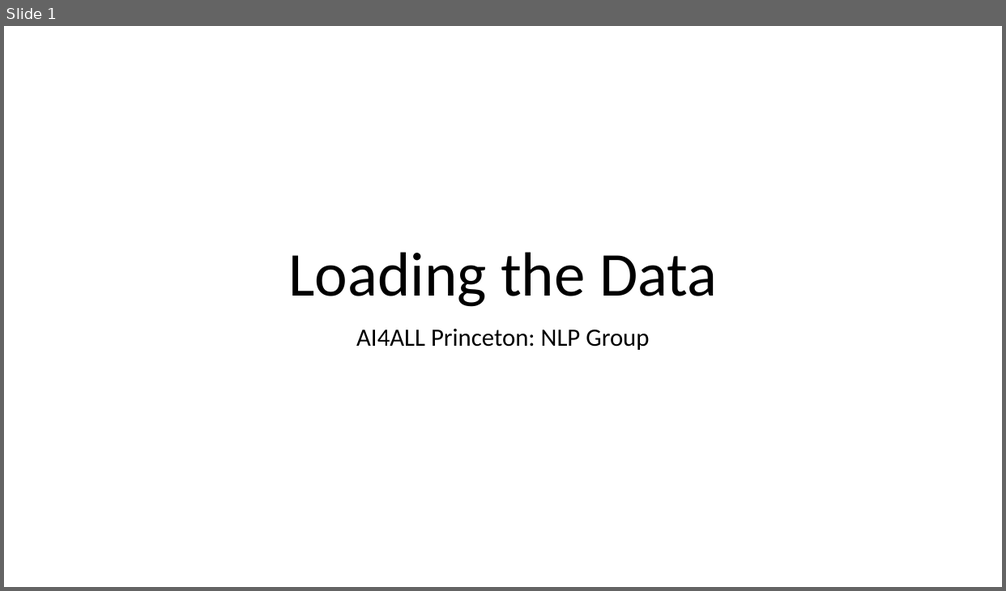
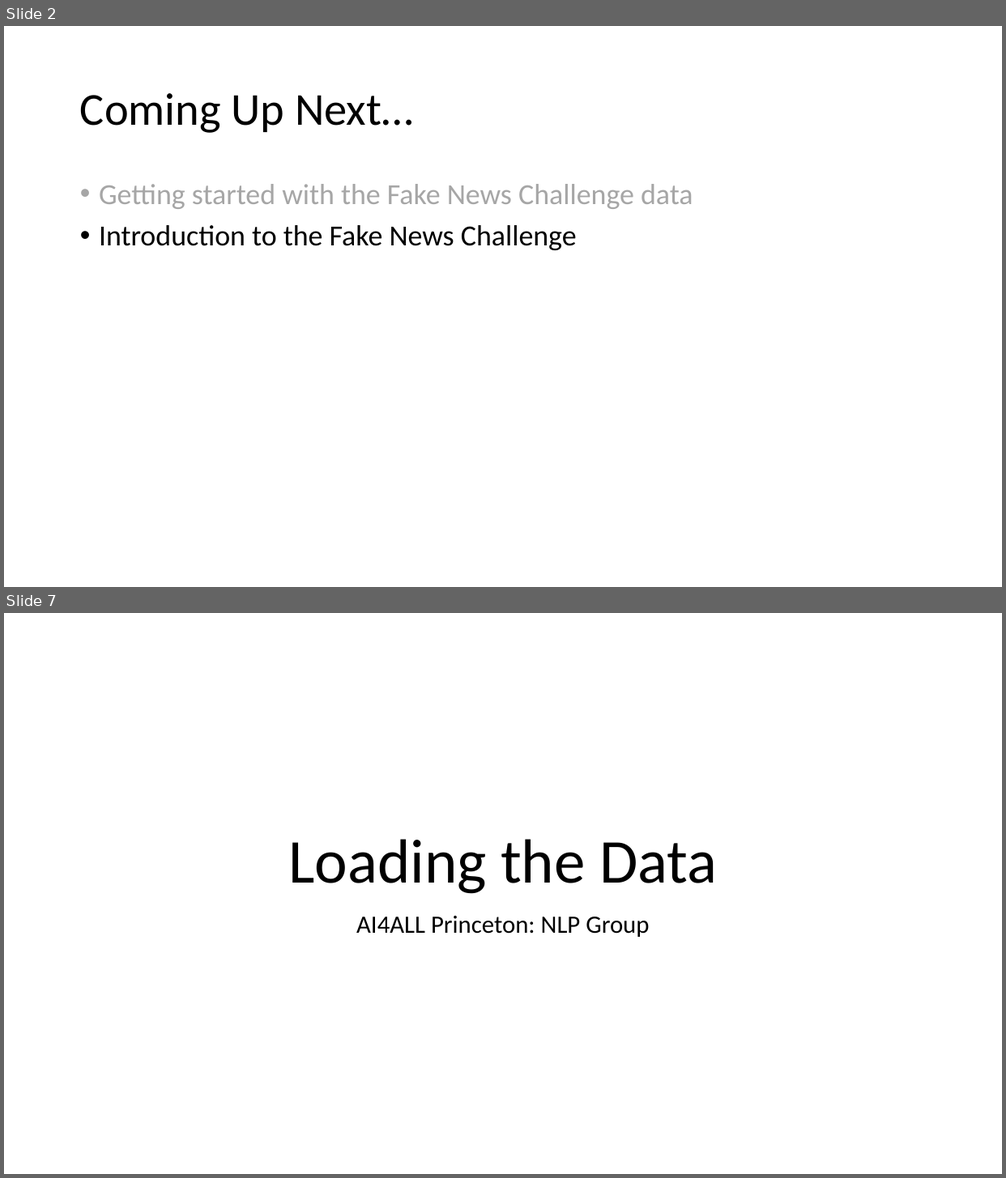
Before and after one commit to cchen23/AI4ALL_NLP, a slide deck: Slides/Day2_LoadingTheData.pptx. Shown one above the other, each under a label of ours: slide 1 before the commit, slides 2 and 7 after it; the slides between them are not shown. The pictures are 1006x591 and 1006x1178 pixels, drawn with LibreOffice and Linux fonts; fonts in the diff are those of the drawing. Boxes give left, top, right and bottom in pixels: in the first picture for what was removed or moved away, otherwise in the second. Text is boxed around its words. In the diff, an @@ line names an element or a change of style, - is before the commit and + after.

```diff
--- a/Slides/Day2_LoadingTheData.pptx
+++ b/Slides/Day2_LoadingTheData.pptx
@@ slide 2 added at (x1=4, y1=26, x2=1002, y2=587), background #FFFFFF @@
@@ title added at (x1=80, y1=93, x2=413, y2=133), 44 pt, text #000000 @@
+Coming Up Next…
@@ text added at (x1=99, y1=184, x2=693, y2=250), 28 pt, text #A6A6A6 @@
+• Getting started with the Fake News Challenge data
+• Introduction to the Fake News Challenge
@@ what was slide 1 is now slide 7 @@
```
Also in this commit, not shown: 8 other slides added, 1 other file.
